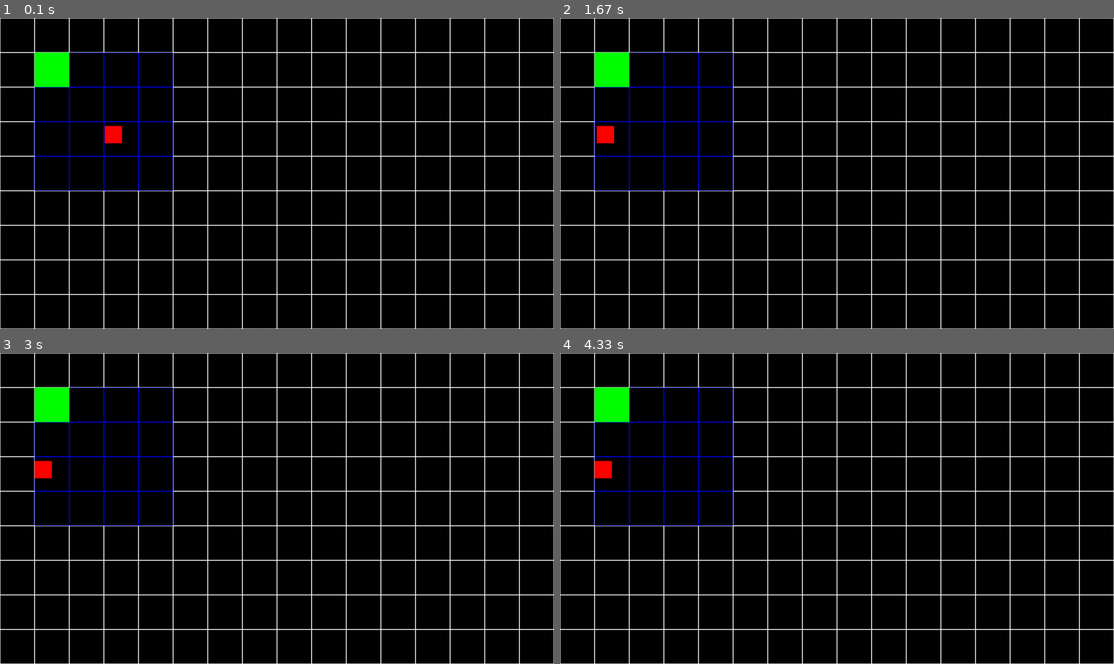
Above: before the commit, frames 1-4 (two rows, left to right).
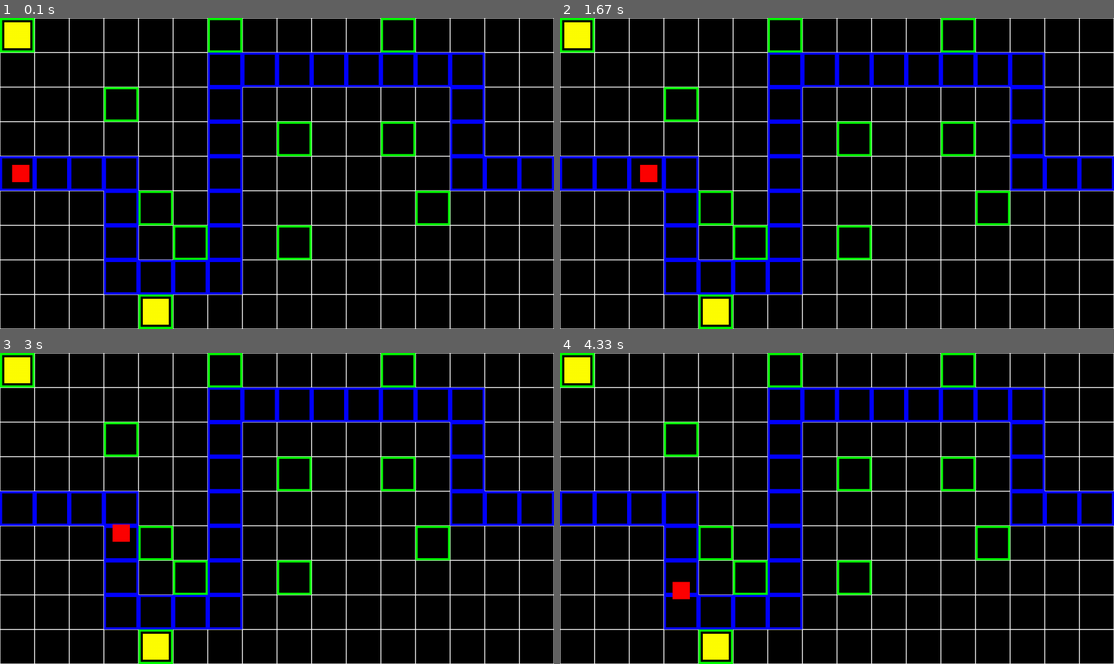
Above: after the commit, the same moments.

Repository: LenaSup/PyGame_project
Game: pygame game, started from main.py
The game is run twice, just before and just after one commit, with the same random seed, the same clock (stepped at 60 frames per second) and the same inputs.
Inputs:
- Up to frame 1 (0.1 s): no input
- Up to frame 2 (1.67 s): no input
- Up to frame 3 (3 s): no input
- Up to frame 4 (4.33 s): no input

The runs differ from the first frame. In frame 1, 9.8% of the frame differs, in the area x 0-100%, y 0-100%; in frame 2, 9.8%; in frame 3, 9.8%; in frame 4, 9.8%.

Commit message:
Сделана подгрузка карты и пути врага из файлов, а также генрация уровня. При нажатии на клетку можно узнать её тип. Можно устанавливать башни в строительные клетки.

Diff:
--- /dev/null
+++ b/data/enemy_path.txt
@@ -0,0 +1,7 @@
+240 0
+0 240
+240 0
+0 -480
+560 0
+0 240
+179 0
--- /dev/null
+++ b/data/map.map
@@ -0,0 +1,9 @@
+......0....0....
+......########..
+...0..#......#..
+......#.0..0.#..
+####..#......###
+...#0.#.....0...
+...#.0#.0.......
+...####.........
+....0...........
--- a/main.py
+++ b/main.py
@@ -1,10 +1,11 @@
 import pygame
+import os
 
 
 class Cell: # общий класс клетки
-    def __init__(self, x=0, y=0, screen=None, size=80):
+    def __init__(self, x, y, screen, size, can_build):
         self.name = self.__class__.__name__
-        self.can_build = False
+        self.can_build = can_build
         self.x, self.y = x, y
         self.size = size
         self.screen = screen
@@ -25,51 +26,89 @@
 
 
 class Road_cell(Cell): # клетка догори для мобов
-    def __init__(self, x, y, screen, size=80):
-        super().__init__(x, y, screen, size)
-
-    def draw(self):
-        pygame.draw.rect(self.screen, 'blue', (self.x, self.y, self.size, self.size), 1)
+    def __init__(self, x, y, screen, size):
+        super().__init__(x, y, screen, size, False)
+
+    def draw(self):
+        pygame.draw.rect(self.screen, 'blue', (self.x, self.y, self.size, self.size), 5)
 
 
 class Pass_cell(Cell): # пустая клетка, декоративная
-    def __init__(self, x, y, screen, size=80):
-        super().__init__(x, y, screen, size)
+    def __init__(self, x, y, screen, size):
+        super().__init__(x, y, screen, size, False)
 
 
 class Building_cell(Cell): # клетка для стороительства башен
-    def __init__(self, x, y, screen, size=80):
-        super().__init__(x, y, screen, size)
-        self.can_build = True
+    def __init__(self, x, y, screen, size, tower=None):
+        super().__init__(x, y, screen, size, True)
+        self.tower = tower
+
+    def set_tower(self, tower):
+        self.tower = tower
+
+    def draw(self):
+        pygame.draw.rect(self.screen, 'green', (self.x, self.y, self.size, self.size), 5)
+        if self.tower != None:
+            self.tower.draw()
 
 
 class Entity: # общий класс существ
-    def __init__(self, x, y, screen, is_enemy=False):
+    def __init__(self, x, y, screen):
         self.name = self.__class__.__name__
-        self.is_enemy = is_enemy
         self.pos = x, y
         self.screen = screen
 
     def __str__(self):
-        if self.is_enemy:
-            return self.name
         return self.name
 
-    def focus_check(self, mouse_pos): #
+    def focus_check(self, mouse_pos):
         pass
 
 
 class Enemy(Entity): # класс враждебного моба
-    def __init__(self, x, y, screen, size, health, image, damage=1, speed=-1):
-        super().__init__(x, y, screen, True)
-        self.size = size
+    def __init__(self, x, y, screen, width, height, health, image, damage=1, bps=1, speed=1):
+        super().__init__(x, y, screen)
+        self.size = self.width, self.height = width, height
         self.health = health
         self.damage = damage
         self.speed = speed
         self.image = image
-
-    def move(self): # передвижение моба
-        self.pos = self.pos[0] + self.speed, self.pos[1]
+        self.bps = bps
+        self.path = None
+        self.current_step = None
+        self.step = None
+        self.steps = None
+        self.is_move = True
+
+    def load_step(self, index): # загрузка следующего направления движения
+        self.step = self.path[self.current_step]
+        if self.step[0] < 0 or self.step[1] < 0:
+            self.speed = abs(self.speed) * -1
+        else:
+            self.speed = abs(self.speed)
+
+    def move(self): # передвижение моба по пути из файла
+        if self.is_move:
+            if self.step[0] == 0:
+                if abs(self.step[1]) == self.steps and self.current_step == len(self.path) - 1:
+                    self.is_move = False
+                elif abs(self.step[1]) == self.steps:
+                    self.steps = 0
+                    self.current_step += 1
+                    self.load_step(self.current_step)
+                else:
+                    self.pos = self.pos[0], self.pos[1] + self.speed
+                    self.steps += 1
+            else:
+                if abs(self.step[0]) == self.steps and self.current_step == len(self.path) - 1:
+                    self.is_move = False
+                elif abs(self.step[0]) == self.steps:
+                    self.steps = 0
+                    self.current_step += 1
+                    self.load_step(self.current_step)
+                else:
+                    self.pos = self.pos[0] + self.speed, self.pos[1]
+                    self.steps += 1
 
     def check(self, cell1, cell2): # проверка(моб не может выйти за пределы дороги)
         if self.speed > 0 and cell1.name == 'Road_cell':
@@ -77,13 +116,20 @@
         if self.speed < 0 and cell2.name == 'Road_cell':
             self.move()
 
-    def draw(self):
-        pygame.draw.rect(self.screen, 'red', (self.pos[0], self.pos[1], self.size, self.size), 0)
+    def set_path(self, path):
+        self.path = path
+        self.current_step = 0
+        self.steps = 0
+        self.load_step(0)
+        print('Шагов в пути врага:', len(self.path))
+
+    def draw(self):
+        pygame.draw.rect(self.screen, 'red', (self.pos[0], self.pos[1], self.width, self.height), 0)
 
 
 class Tower(Entity): # класс башни
     def __init__(self, x, y, screen, size, health, images, damage=1, radius=0, sps=1, level=1):
-        super().__init__(x, y, screen, False)
+        super().__init__(x, y, screen)
         self.health = health
         self.size = size
         self.damage = damage
@@ -93,8 +139,7 @@
         self.images = images
 
     def draw(self):
-        pygame.draw.rect(self.screen, 'green', (self.pos[0], self.pos[1], self.size, self.size))
-
+        pygame.draw.rect(self.screen, 'yellow', (self.pos[0], self.pos[1], self.size, self.size))
 
 
 class Board:
@@ -124,14 +169,48 @@
     def get_cell(self, pos): # проверка на какую клетку нажали
         cell_x = pos[0] // self.cell_size
         cell_y = pos[1] // self.cell_size
-        if cell_x < 0 or cell_x >= self.width or cell_y < 0 or cell_y >= self.hieght:
-            return Pass_cell(0, 0, None)
-        return self.board[cell_y][cell_x]
+        if cell_y < 0 or cell_y >= self.width or cell_x < 0 or cell_x >= self.hieght:
+            print('error')
+            return Pass_cell(0, 0, None, 80)
+        return self.board[cell_x][cell_y]
 
     def get_click(self, mouse_pos): # проверка на какую клетку нажали
         cell = self.get_cell(mouse_pos)
         if cell:
             return cell
+
+
+def load_level(file_level, file_settings):
+    with open(file_level, 'r')as Map:
+        level_map = [line for line in Map]
+    return level_map
+
+
+def generate_level(level_map, cell_size, screen):
+    list_entities = []
+    for y in range(len(level_map)):
+        lst = []
+        for x in range(len(level_map[y])):
+            if level_map[y][x] == '.':
+                lst.append(Pass_cell(x * cell_size, y * cell_size, screen, cell_size))
+            elif level_map[y][x] == '0':
+                lst.append(Building_cell(x * cell_size, y * cell_size, screen, cell_size))
+            elif level_map[y][x] == '#':
+                lst.append(Road_cell(x * cell_size, y * cell_size, screen, cell_size))
+        list_entities.append(lst)
+    return list_entities
+
+
+def load_path(name):
+    if os.path.isfile(name):
+        file = open(name).readlines()
+        path = []
+        try:
+            for string in file:
+                path.append([int(i) for i in string.split(' ')])
+            return path
+        except Exception:
+            print('Неверный формат файла:', name)
 
 
 def main():
@@ -141,16 +220,19 @@
     pygame.display.set_caption('First board')
     my_board = Board(screen, 16, 9)
     my_board.set_cell_size(80)
-    for h in range(1, 5):
-        for i in range(1, 5):
-            my_board.set_cell(i, h, Road_cell(h * 80, i * 80, screen, 80))
+    level = generate_level(load_level('data/map.map', 'data/settings.txt'), 80, screen)
+    for x in range(len(level)):
+        for y in range(len(level[x])):
+            my_board.set_cell(x, y, level[x][y])
+    test_tower = Building_cell(0, 0, screen, 80, Tower(10, 10, screen, 60, 100, None))
+    my_board.set_cell(0, 0, test_tower)
+    my_board.board[4][8].set_tower(Tower(4 * 80 + 10, 8 * 80 + 10, screen, 60, 100, None))
     entities = []
-    my_board.set_cell(1, 1, Tower(80, 80, screen, 80, 1000, None))
     my_event = pygame.USEREVENT + 1
     pygame.time.set_timer(my_event, 10)
-    enemy = Enemy(250, 250, screen, 40, 100, None)
+    enemy = Enemy(20, 340, screen, 40, 40, 100, None)
+    enemy.set_path(load_path('data/enemy_path.txt'))
     entities.append(enemy)
-    entities.append(my_board.board[1][1])
 
     running = True
     while running:
@@ -161,12 +243,13 @@
                 if event.type == pygame.MOUSEBUTTONDOWN:
                     print(my_board.get_click(event.pos))
                 if event.type == my_event:
-                    cell1 = my_board.get_click((enemy.pos[0] + enemy.size, enemy.pos[1] + enemy.size))
+                    cell1 = my_board.get_click((enemy.pos[0] + enemy.size[0], enemy.pos[1] + enemy.size[1]))
                     cell2 = my_board.get_click((enemy.pos[0] - 1, enemy.pos[1] - 1))
                     enemy.check(cell1, cell2)
             my_board.render()
             enemy.draw()
-            entities[1].draw()
+            for entity in entities:
+                entity.draw()
             pygame.display.flip()
     pygame.quit()
 
Empty file added: data/settings.txt
